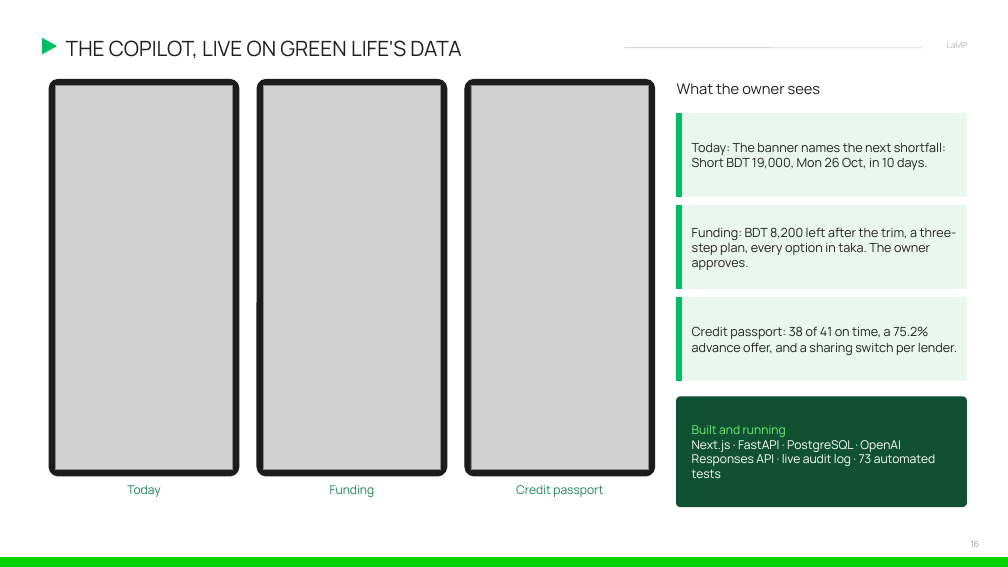
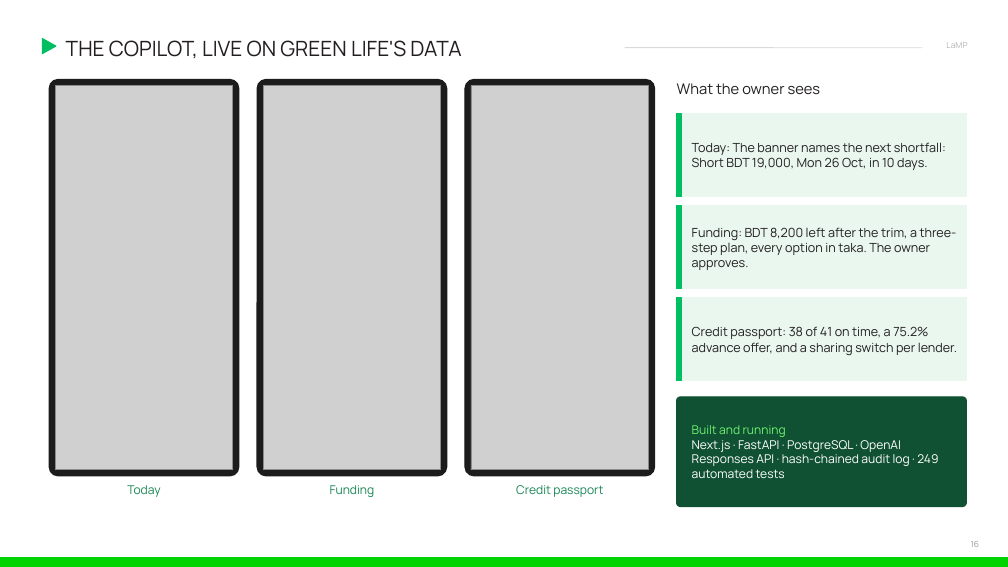
Before and after one commit to ishmam259/lamp-copilot, a slide deck: slide 16 of deck/LaMP-Copilot.pptx. Drawn at 1008x567 pixels with LibreOffice and Linux fonts; fonts in the diff are those of the drawing; grey boxes stand for pictures. Boxes give left, top, right and bottom in pixels: in the first picture for what was removed or moved away, otherwise in the second. Text is boxed around its words. In the diff, an @@ line names an element or a change of style, - is before the commit and + after.

Commit message:
docs, deck: v3 and P3 work in the technical doc, security report and deck (shelf-life credit, catalogue, borrowing ceiling, follow-through, PIN and Pause, hash-chained log, value ledger, wallet check, explain rows, red-team 26/26, intent eval, simulation, judge link); PDFs re-exported

```diff
--- a/deck/LaMP-Copilot.pptx
+++ b/deck/LaMP-Copilot.pptx
@@ text at [692,440,938,478]: text changed @@
-Next.js · FastAPI · PostgreSQL · OpenAI Responses API · live audit log · 73 automated tests
+Next.js · FastAPI · PostgreSQL · OpenAI Responses API · hash-chained audit log · 249 automated tests
```
Also in this commit, not shown: 6 other slides changed, 7 other files.
